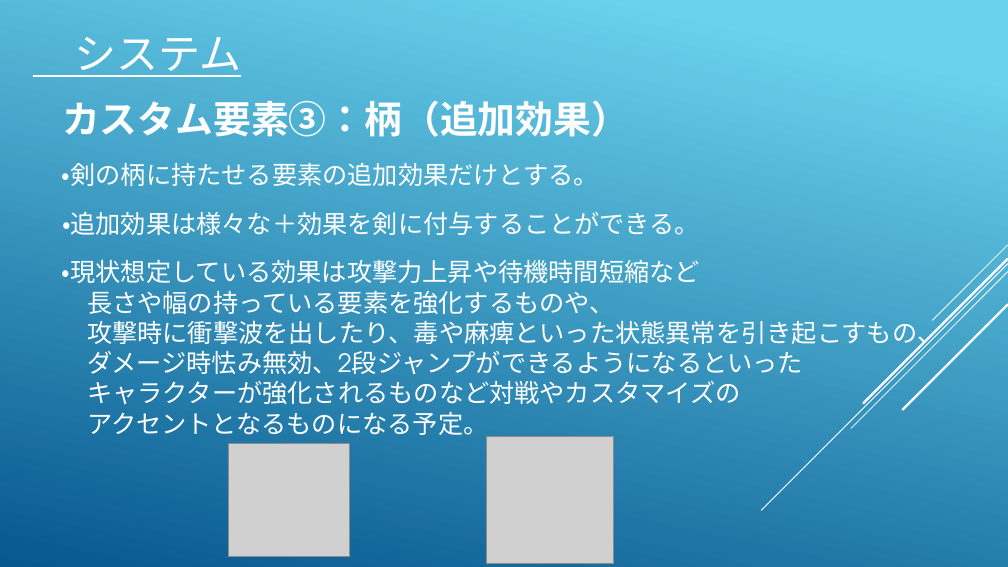
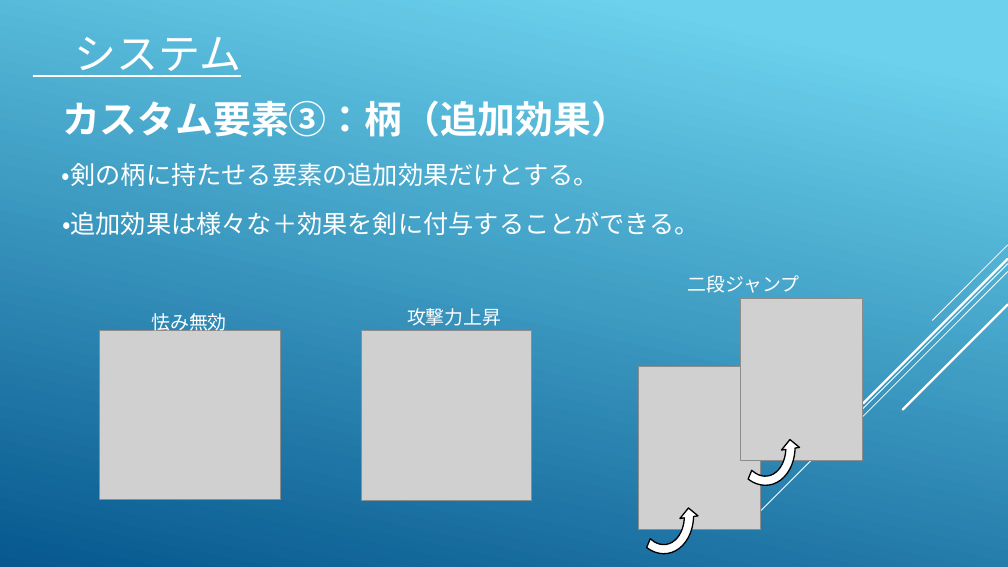
Before and after one commit to koike0723/Aso2020Winter, a slide deck: slide 10 of 企画書.pptx (slide 8 before the commit). Drawn at 1008x567 pixels with LibreOffice and Linux fonts; fonts in the diff are those of the drawing; grey boxes stand for pictures. Boxes give left, top, right and bottom in pixels: in the first picture for what was removed or moved away, otherwise in the second. Text is boxed around its words. In the diff, an @@ line names an element or a change of style, - is before the commit and + after.

```diff
--- a/企画書.pptx
+++ b/企画書.pptx
@@ text removed at (62, 259, 942, 440) @@
-・現状想定している効果は攻撃力上昇や待機時間短縮など
-長さや幅の持っている要素を強化するものや、
-攻撃時に衝撃波を出したり、毒や麻痺といった状態異常を引き起こすもの、
-ダメージ時怯み無効、2段ジャンプができるようになるといった
-キャラクターが強化されるものなど対戦やカスタマイズの
-アクセントとなるものになる予定。
@@ text added at (688, 275, 800, 293), 18 pt, text #FFFFFF @@
+二段ジャンプ
@@ picture added at (740, 299, 862, 461) @@
@@ text added at (151, 310, 227, 335), 18 pt, text #FFFFFF @@
+怯み無効
@@ text added at (407, 308, 501, 326), 18 pt, text #FFFFFF @@
+攻撃力上昇
@@ picture: place and size @@
-picture at (228, 444, 349, 557)
+picture at (99, 330, 280, 499)
@@ picture: place and size @@
-picture at (487, 437, 614, 564)
+picture at (361, 330, 532, 501)
@@ picture added at (639, 367, 761, 529) @@
@@ circular arrow added at (720, 392, 806, 495), fill #FFFFFF, outline #000000 1.25 pt @@
@@ circular arrow added at (618, 461, 704, 564), fill #FFFFFF, outline #000000 1.25 pt @@
```
Also in this commit, not shown: 6 other slides changed, 12 slides added, 12 slides removed, 6 other files.
